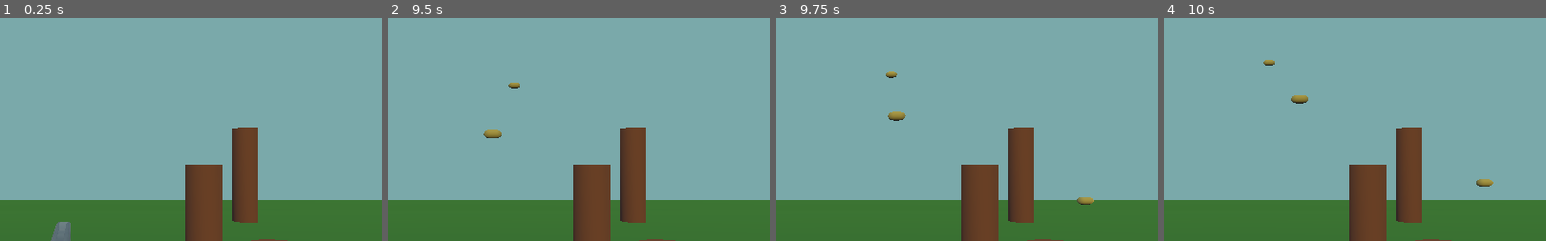
Above: before the commit, frames 1-4 (left to right).
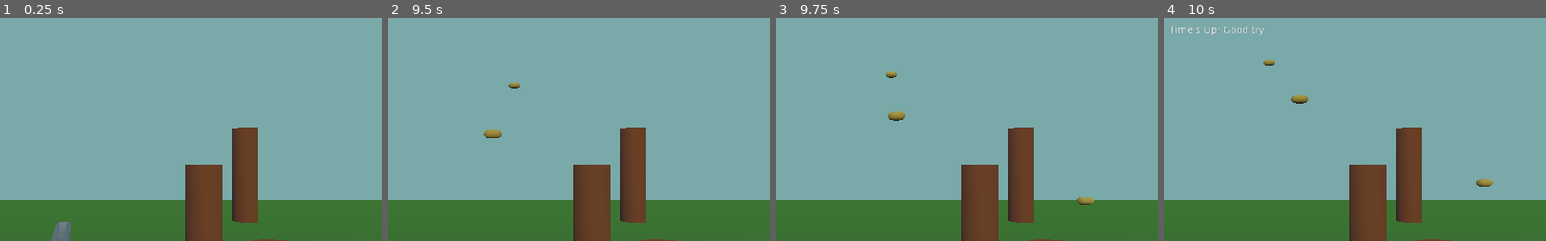
Above: after the commit, the same moments.

Repository: zMenta/CapsuleHunt3D
Game: Godot game, scene res://Main/Main.tscn
The game is run twice, just before and just after one commit, with the same random seed, the same clock (stepped at 60 frames per second) and the same inputs.
Inputs (mouse positions are % of the whole screen's width and height, from its top left):
- Up to frame 1 (0.25 s): no input
- Up to frame 2 (9.5 s): tap Enter at 0.5, 4.25 s; move the mouse to (72, 45) at 0.52 s; press the mouse at (72, 45) at 0.53 s; tap Space at 1.25 s; move the mouse to (30, 55) at 1.27 s; release the mouse at (30, 55) at 1.28 s; click (30, 55) at 1.35 s; move the mouse to (60, 28) at 2.02 s; press the mouse at (60, 28) at 2.03 s; move the mouse to (45, 70) at 2.77 s; release the mouse at (45, 70) at 2.78 s; click (45, 70) at 2.85 s; move the mouse to (80, 65) at 3.52 s; press the mouse at (80, 65) at 3.53 s; move the mouse to (20, 35) at 4.27 s; release the mouse at (20, 35) at 4.28 s; click (20, 35) at 4.35 s; move the mouse to (55, 50) at 5.02 s; press the mouse at (55, 50) at 5.03 s; move the mouse to (35, 25) at 5.77 s; release the mouse at (35, 25) at 5.78 s; click (35, 25) at 5.85 s; move the mouse to (72, 45) at 6.52 s; press the mouse at (72, 45) at 6.53 s; move the mouse to (30, 55) at 7.27 s; release the mouse at (30, 55) at 7.28 s; click (30, 55) at 7.35 s; move the mouse to (60, 28) at 8.02 s; press the mouse at (60, 28) at 8.03 s; move the mouse to (45, 70) at 8.77 s; release the mouse at (45, 70) at 8.78 s; click (45, 70) at 8.85 s
- Up to frame 3 (9.75 s): move the mouse to (80, 65) at 9.52 s; press the mouse at (80, 65) at 9.53 s
- Up to frame 4 (10 s): no input
The pictures show only the part of the screen within x 40-90%, y 17-67%; the shares and areas given below are measured in that part.

Frames 1-3 are identical in both runs. In frame 4, 0.3% of the frame differs, in the area x 2-27%, y 3-8%.

Commit message:
Basic Time Up / GameOvr timer

Diff:
--- a/DuckHunt3D/Gui/GUI.gd
+++ b/DuckHunt3D/Gui/GUI.gd
@@ -12,3 +12,7 @@
 
 func point_made_animation() -> void:
 	$AnimationPlayer.play("PointMadeAnimation")
+
+
+func switch_visibility_time_up_label() -> void:
+	$TimesUpLabel.visible = not $TimesUpLabel.visible
--- a/DuckHunt3D/Gui/GUI.tscn
+++ b/DuckHunt3D/Gui/GUI.tscn
@@ -98,8 +98,15 @@
 custom_colors/font_outline_modulate = Color( 0, 0, 0, 1 )
 text = "+100"
 align = 2
-percent_visible = -0.25
 
 [node name="AnimationPlayer" type="AnimationPlayer" parent="."]
 anims/PointMadeAnimation = SubResource( 1 )
 anims/RESET = SubResource( 2 )
+
+[node name="TimesUpLabel" type="Label" parent="."]
+visible = false
+margin_left = 418.0
+margin_top = 111.0
+margin_right = 559.0
+margin_bottom = 125.0
+text = "Time's Up! Good try."
--- a/DuckHunt3D/Main/Main.gd
+++ b/DuckHunt3D/Main/Main.gd
@@ -13,6 +13,14 @@
 
 
 func _on_Duck_died() -> void:
-	$GUI.point_made_animation()
-	current_score += 100
-	$GUI.change_score(current_score)
+	if not $GameTimer.is_stopped():
+		print("Valid")
+		$GUI.point_made_animation()
+		current_score += 100
+		$GUI.change_score(current_score)
+	else:
+		print("kill not valid!")
+
+
+func _on_GameTimer_timeout():
+	$GUI.switch_visibility_time_up_label()
--- a/DuckHunt3D/Main/Main.tscn
+++ b/DuckHunt3D/Main/Main.tscn
@@ -11,4 +11,10 @@
 
 [node name="GUI" parent="." instance=ExtResource( 3 )]
 
+[node name="GameTimer" type="Timer" parent="."]
+wait_time = 10.0
+one_shot = true
+autostart = true
+
 [connection signal="duck_spawned" from="Level" to="." method="_on_Level_duck_spawned"]
+[connection signal="timeout" from="GameTimer" to="." method="_on_GameTimer_timeout"]
